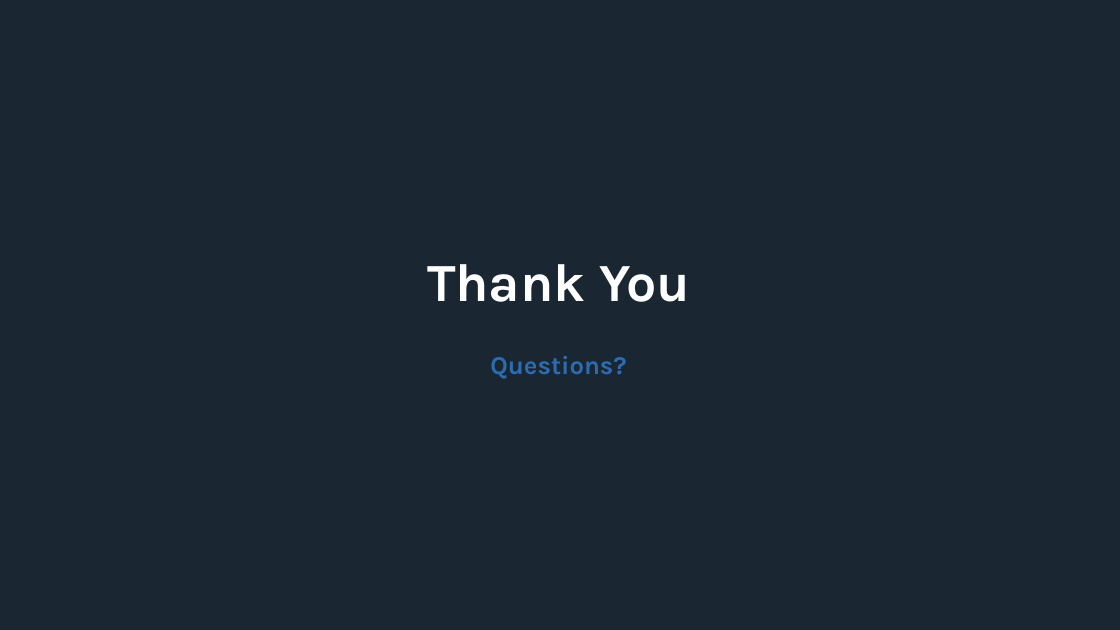
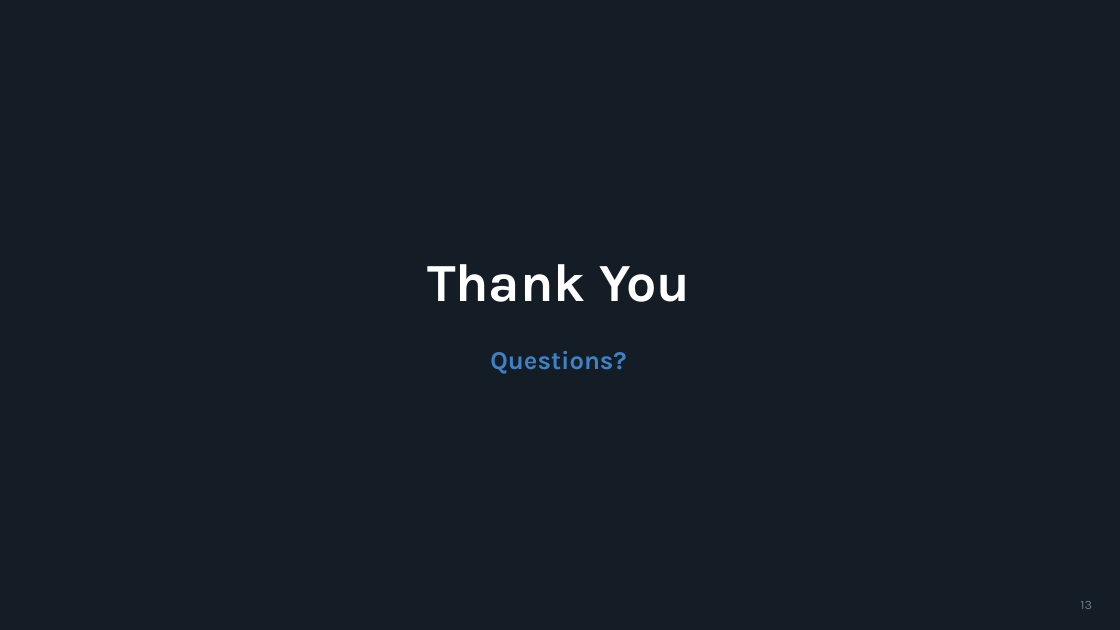
Before and after one commit to suleymantofik0-byte/attendance-system, a slide deck: slide 13 of Attendance-System-Presentation.pptx (slide 10 before the commit). Drawn at 1120x630 pixels with LibreOffice and Linux fonts; fonts in the diff are those of the drawing. Boxes give left, top, right and bottom in pixels: in the first picture for what was removed or moved away, otherwise in the second. Text is boxed around its words. In the diff, an @@ line names an element or a change of style, - is before the commit and + after.

```diff
--- a/Attendance-System-Presentation.pptx
+++ b/Attendance-System-Presentation.pptx
@@ background #1B2633 to #141C26 @@
@@ text "Questions?" at [490,351,626,374]: text colour #2C6CB0 to #3E82C4; less space between paragraphs @@
@@ text added at [1080,601,1092,609], 11 pt, text #6B7A8C @@
+13
```
Also in this commit, not shown: 4 other slides changed, 8 slides added, 5 slides removed, 3 other files.
